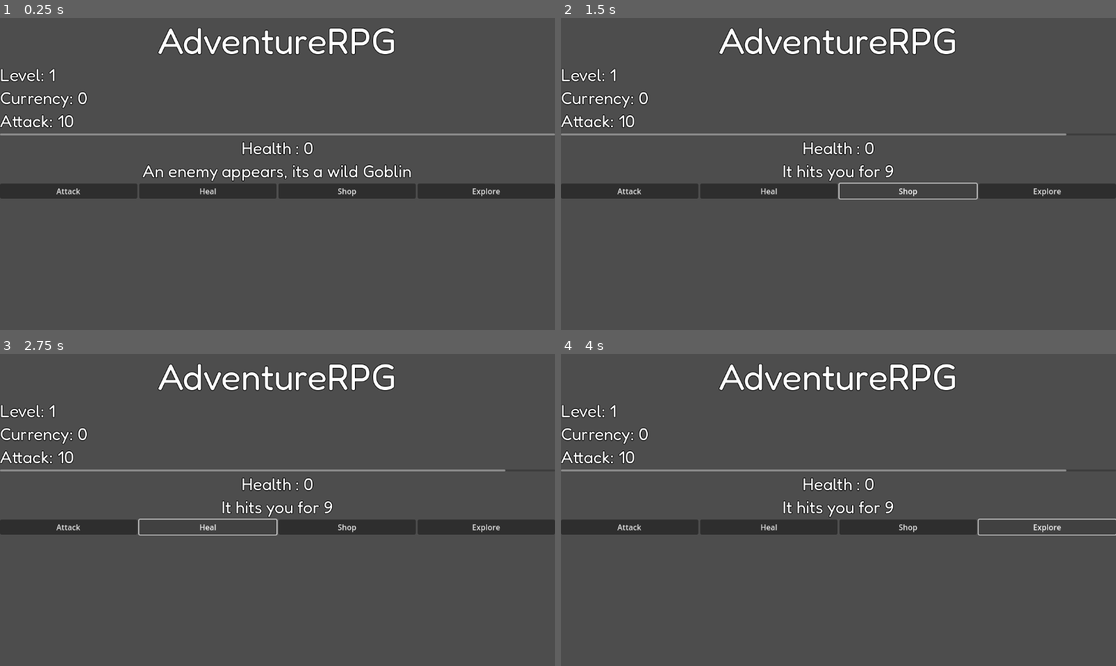
Above: before the commit, frames 1-4 (two rows, left to right).
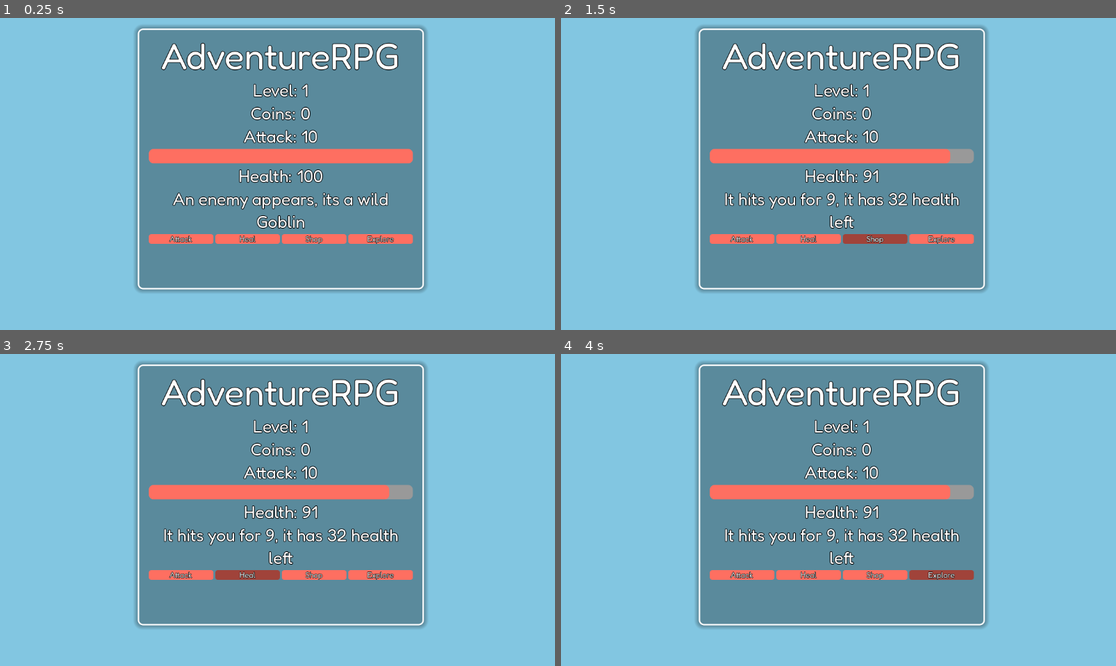
Above: after the commit, the same moments.

Repository: Overlord1304/AdventureRPG
Game: Godot game, scene res://scenes/main.tscn
Same seed, same stepped clock (60 frames per second), same inputs: the game is played once before the commit and once after it.
Inputs:
- Up to frame 1 (0.25 s): no input
- Up to frame 2 (1.5 s): click "Attack" at 0.5 s; click "Shop" at 1.25 s
- Up to frame 3 (2.75 s): click "Heal" at 2 s
- Up to frame 4 (4 s): click "Explore" at 2.75 s; tap Enter at 3.5 s; hold Right from 3.53 s (still down); tap Alt at 3.6 s

The runs differ from the first frame. In frame 1, 99% of the frame differs, in the area x 0-100%, y 0-100%; in frame 2, 99%; in frame 3, 99%; in frame 4, 99%.

Commit message:
improved ui and styling

Diff:
--- a/scenes/main.tscn
+++ b/scenes/main.tscn
@@ -1,7 +1,65 @@
-[gd_scene load_steps=3 format=3 uid="uid://bk0ytbb6gwecd"]
+[gd_scene load_steps=13 format=3 uid="uid://bk0ytbb6gwecd"]
 
 [ext_resource type="Script" uid="uid://c6h22hipvelmk" path="res://scripts/main.gd" id="1_0wfyh"]
 [ext_resource type="FontFile" uid="uid://b1ecuue8wn2td" path="res://fonts/Fredoka-Regular.ttf" id="2_sugp2"]
+
+[sub_resource type="StyleBoxFlat" id="StyleBoxFlat_jyhfs"]
+
+[sub_resource type="Theme" id="Theme_tbgi4"]
+Panel/styles/panel = SubResource("StyleBoxFlat_jyhfs")
+
+[sub_resource type="StyleBoxFlat" id="StyleBoxFlat_sugp2"]
+corner_radius_top_left = 10
+corner_radius_top_right = 10
+corner_radius_bottom_right = 10
+corner_radius_bottom_left = 10
+
+[sub_resource type="StyleBoxFlat" id="StyleBoxFlat_0wfyh"]
+bg_color = Color(0.99607843, 0.43529412, 0.38039216, 1)
+corner_radius_top_left = 10
+corner_radius_top_right = 10
+corner_radius_bottom_right = 10
+corner_radius_bottom_left = 10
+
+[sub_resource type="StyleBoxFlat" id="StyleBoxFlat_tbgi4"]
+bg_color = Color(0.99607843, 0.43529412, 0.38039216, 1)
+corner_radius_top_left = 5
+corner_radius_top_right = 5
+corner_radius_bottom_right = 5
+corner_radius_bottom_left = 5
+
+[sub_resource type="StyleBoxFlat" id="StyleBoxFlat_tipki"]
+bg_color = Color(1.4131035, 0.6298228, 0.553138, 1)
+corner_radius_top_left = 5
+corner_radius_top_right = 5
+corner_radius_bottom_right = 5
+corner_radius_bottom_left = 5
+
+[sub_resource type="StyleBoxFlat" id="StyleBoxFlat_85g3d"]
+bg_color = Color(0.6289062, 0.26402012, 0.22829702, 1)
+corner_radius_top_left = 5
+corner_radius_top_right = 5
+corner_radius_bottom_right = 5
+corner_radius_bottom_left = 5
+
+[sub_resource type="StyleBoxEmpty" id="StyleBoxEmpty_0wfyh"]
+
+[sub_resource type="StyleBoxFlat" id="StyleBoxFlat_tefeu"]
+bg_color = Color(0.50980395, 0.7764706, 0.88235295, 1)
+
+[sub_resource type="StyleBoxFlat" id="StyleBoxFlat_o6xl0"]
+bg_color = Color(1, 1, 1, 0)
+border_width_left = 3
+border_width_top = 3
+border_width_right = 3
+border_width_bottom = 3
+border_color = Color(1, 1, 1, 1)
+corner_radius_top_left = 10
+corner_radius_top_right = 10
+corner_radius_bottom_right = 10
+corner_radius_bottom_left = 10
+shadow_color = Color(0, 0, 0, 0.30588236)
+shadow_size = 10
 
 [node name="main" type="Control"]
 layout_mode = 3
@@ -14,11 +72,17 @@
 
 [node name="ui" type="VBoxContainer" parent="."]
 layout_mode = 1
-anchors_preset = 15
-anchor_right = 1.0
+anchors_preset = 13
+anchor_left = 0.5
+anchor_right = 0.5
 anchor_bottom = 1.0
-grow_horizontal = 2
-grow_vertical = 2
+offset_left = -267.0
+offset_top = 32.0
+offset_right = 281.0
+offset_bottom = -38.0
+grow_horizontal = 2
+grow_vertical = 2
+theme = SubResource("Theme_tbgi4")
 
 [node name="title" type="Label" parent="ui"]
 layout_mode = 2
@@ -31,10 +95,11 @@
 [node name="stats" type="VBoxContainer" parent="ui"]
 custom_minimum_size = Vector2(20, 0)
 layout_mode = 2
+size_flags_horizontal = 4
 
 [node name="level" type="Label" parent="ui/stats"]
 layout_mode = 2
-size_flags_horizontal = 0
+size_flags_horizontal = 4
 theme_override_constants/outline_size = 5
 theme_override_fonts/font = ExtResource("2_sugp2")
 theme_override_font_sizes/font_size = 35
@@ -43,7 +108,7 @@
 
 [node name="currency" type="Label" parent="ui/stats"]
 layout_mode = 2
-size_flags_horizontal = 0
+size_flags_horizontal = 4
 theme_override_constants/outline_size = 5
 theme_override_fonts/font = ExtResource("2_sugp2")
 theme_override_font_sizes/font_size = 35
@@ -52,7 +117,7 @@
 
 [node name="astrength" type="Label" parent="ui/stats"]
 layout_mode = 2
-size_flags_horizontal = 0
+size_flags_horizontal = 4
 theme_override_constants/outline_size = 5
 theme_override_fonts/font = ExtResource("2_sugp2")
 theme_override_font_sizes/font_size = 35
@@ -60,7 +125,10 @@
 horizontal_alignment = 1
 
 [node name="HealthBar" type="ProgressBar" parent="ui"]
-layout_mode = 2
+custom_minimum_size = Vector2(0, 30)
+layout_mode = 2
+theme_override_styles/background = SubResource("StyleBoxFlat_sugp2")
+theme_override_styles/fill = SubResource("StyleBoxFlat_0wfyh")
 show_percentage = false
 
 [node name="health" type="Label" parent="ui"]
@@ -74,14 +142,15 @@
 vertical_alignment = 1
 
 [node name="message" type="Label" parent="ui"]
-layout_mode = 2
-size_flags_horizontal = 4
-theme_override_constants/outline_size = 5
-theme_override_fonts/font = ExtResource("2_sugp2")
-theme_override_font_sizes/font_size = 35
-text = "blahblah"
+custom_minimum_size = Vector2(500, 0)
+layout_mode = 2
+size_flags_horizontal = 4
+theme_override_constants/outline_size = 5
+theme_override_fonts/font = ExtResource("2_sugp2")
+theme_override_font_sizes/font_size = 35
 horizontal_alignment = 1
 vertical_alignment = 1
+autowrap_mode = 2
 
 [node name="HBoxContainer" type="HBoxContainer" parent="ui"]
 layout_mode = 2
@@ -89,28 +158,57 @@
 [node name="attack" type="Button" parent="ui/HBoxContainer"]
 layout_mode = 2
 size_flags_horizontal = 3
+theme_override_constants/outline_size = 3
+theme_override_fonts/font = ExtResource("2_sugp2")
+theme_override_styles/normal = SubResource("StyleBoxFlat_tbgi4")
+theme_override_styles/pressed = SubResource("StyleBoxFlat_tipki")
+theme_override_styles/hover = SubResource("StyleBoxFlat_85g3d")
+theme_override_styles/focus = SubResource("StyleBoxEmpty_0wfyh")
 text = "Attack"
 
 [node name="heal" type="Button" parent="ui/HBoxContainer"]
 layout_mode = 2
 size_flags_horizontal = 3
+theme_override_constants/outline_size = 3
+theme_override_fonts/font = ExtResource("2_sugp2")
+theme_override_styles/normal = SubResource("StyleBoxFlat_tbgi4")
+theme_override_styles/pressed = SubResource("StyleBoxFlat_tipki")
+theme_override_styles/hover = SubResource("StyleBoxFlat_85g3d")
+theme_override_styles/focus = SubResource("StyleBoxEmpty_0wfyh")
 text = "Heal"
 
 [node name="shop" type="Button" parent="ui/HBoxContainer"]
 layout_mode = 2
 size_flags_horizontal = 3
-text = "Shop
-"
+theme_override_constants/outline_size = 3
+theme_override_fonts/font = ExtResource("2_sugp2")
+theme_override_styles/normal = SubResource("StyleBoxFlat_tbgi4")
+theme_override_styles/pressed = SubResource("StyleBoxFlat_tipki")
+theme_override_styles/hover = SubResource("StyleBoxFlat_85g3d")
+theme_override_styles/focus = SubResource("StyleBoxEmpty_0wfyh")
+text = "Shop"
 
 [node name="explore" type="Button" parent="ui/HBoxContainer"]
 layout_mode = 2
 size_flags_horizontal = 3
+theme_override_constants/outline_size = 3
+theme_override_fonts/font = ExtResource("2_sugp2")
+theme_override_styles/normal = SubResource("StyleBoxFlat_tbgi4")
+theme_override_styles/pressed = SubResource("StyleBoxFlat_tipki")
+theme_override_styles/hover = SubResource("StyleBoxFlat_85g3d")
+theme_override_styles/focus = SubResource("StyleBoxEmpty_0wfyh")
 text = "Explore"
 
 [node name="castspell" type="Button" parent="ui/HBoxContainer"]
 visible = false
 layout_mode = 2
 size_flags_horizontal = 3
+theme_override_constants/outline_size = 3
+theme_override_fonts/font = ExtResource("2_sugp2")
+theme_override_styles/normal = SubResource("StyleBoxFlat_tbgi4")
+theme_override_styles/pressed = SubResource("StyleBoxFlat_tipki")
+theme_override_styles/hover = SubResource("StyleBoxFlat_85g3d")
+theme_override_styles/focus = SubResource("StyleBoxEmpty_0wfyh")
 text = "Cast Spell"
 
 [node name="shop" type="Panel" parent="ui"]
@@ -129,4 +227,32 @@
 offset_right = 40.0
 offset_bottom = 40.0
 
+[node name="Background" type="Panel" parent="."]
+z_index = -2
+layout_mode = 1
+anchors_preset = 15
+anchor_right = 1.0
+anchor_bottom = 1.0
+grow_horizontal = 2
+grow_vertical = 2
+mouse_filter = 2
+theme_override_styles/panel = SubResource("StyleBoxFlat_tefeu")
+
+[node name="Outline" type="Panel" parent="."]
+z_index = -2
+layout_mode = 1
+anchors_preset = 8
+anchor_left = 0.5
+anchor_top = 0.5
+anchor_right = 0.5
+anchor_bottom = 0.5
+offset_left = -290.0
+offset_top = -302.0
+offset_right = 304.0
+offset_bottom = 239.612
+grow_horizontal = 2
+grow_vertical = 2
+mouse_filter = 2
+theme_override_styles/panel = SubResource("StyleBoxFlat_o6xl0")
+
 [connection signal="pressed" from="ui/HBoxContainer/attack" to="." method="_on_attack_pressed"]
--- a/scripts/main.gd
+++ b/scripts/main.gd
@@ -51,7 +51,7 @@
 func enemy_attack():
 	var dmg = Global.current_enemy.attack
 	Global.health -= dmg
-	message_label.text = "It hits you for %d" % dmg
+	message_label.text = "It hits you for %d, it has %s health left" % [dmg,Global.current_enemy.health]
 	if Global.health <= 0:
 		game_over()
 func win_battle():
@@ -78,11 +78,12 @@
 		Global.base_attack += 2
 		Global.health = Global.max_health
 
-		message_label.text += "\nLevel UP!"
+		message_label.text += " Level Up!"
 func update_ui():
 	$ui/stats/level.text = "Level: %d" % Global.level
-	$ui/stats/currency.text = "Currency: %d" % Global.currency
+	$ui/stats/currency.text = "Coins: %d" % Global.currency
 	$ui/stats/astrength.text = "Attack: %d" % (Global.base_attack+Global.attack_bonus)
+	$ui/health.text = "Health: %d" % Global.health
 	health_bar.max_value = Global.max_health
 	health_bar.value = max(Global.health,0)
 	$ui/HBoxContainer/castspell.visible = has_spell()
